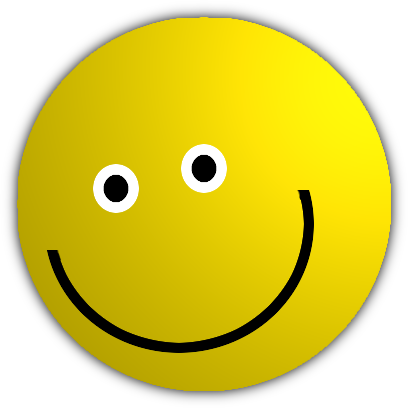
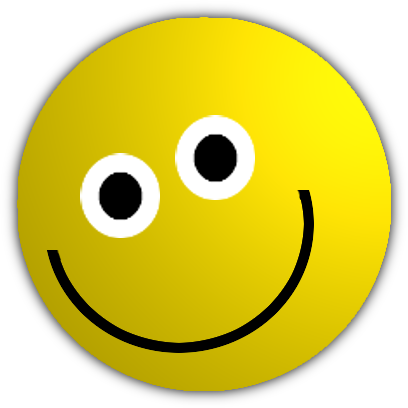
Layered file, before and after one edit (408px x 408px). Changes by layer:
painted on "eyes#1" over [175, 115, 255, 200]
painted on "eyes" over [80, 153, 160, 238]
